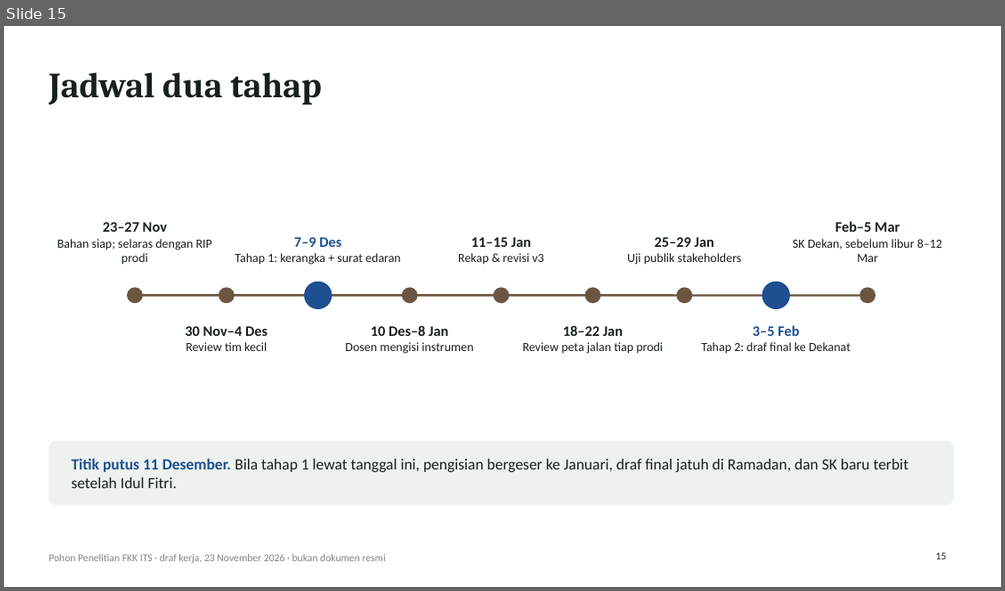
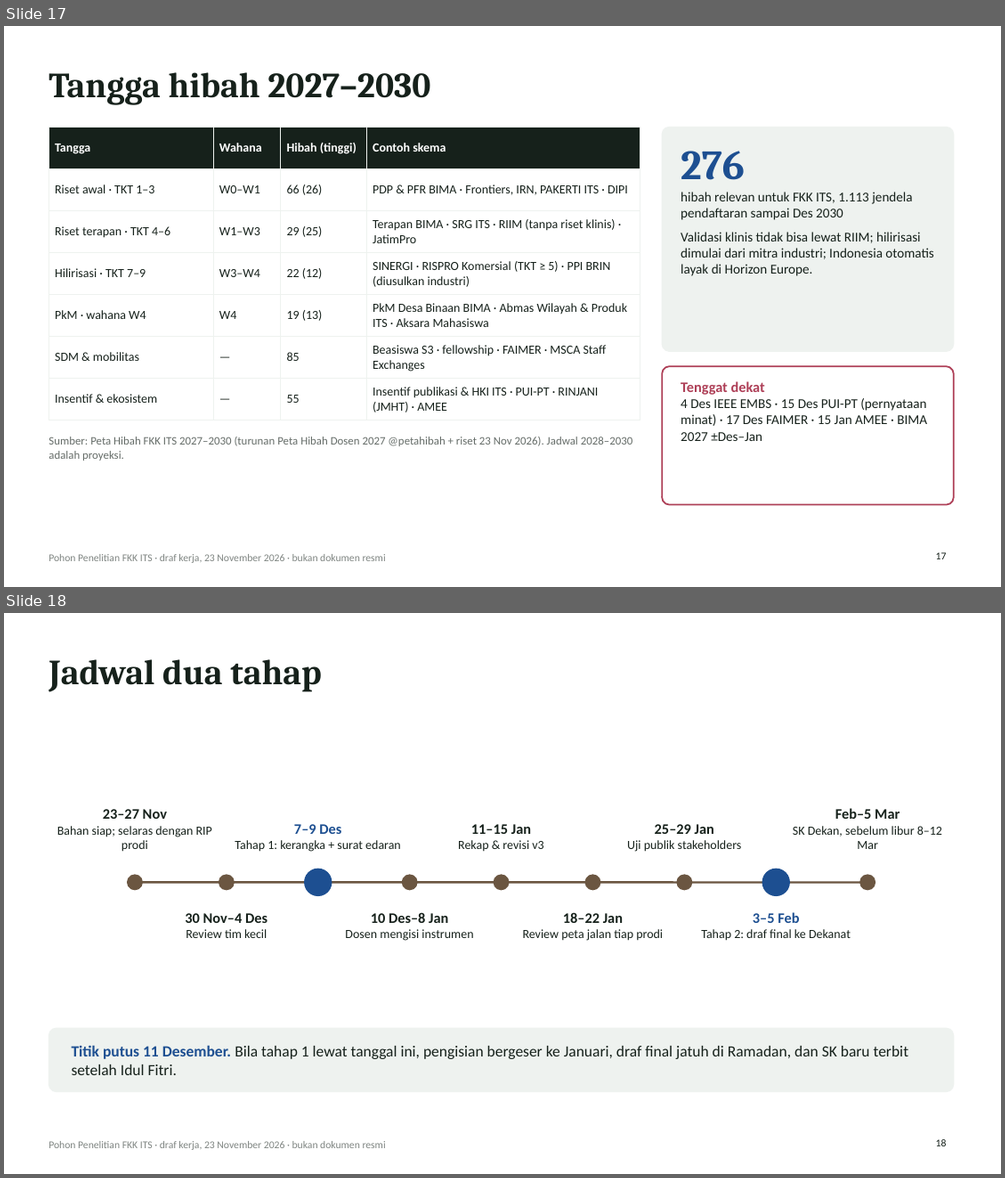
Before and after one commit to anakwirayuda-eng/desa-binaan-dashboard, a slide deck: output/PAPARAN_POHON_PENELITIAN_FKK_ITS.pptx. Shown one above the other, each under a label of ours: slide 15 before the commit, slides 17 and 18 after it. The pictures are 1005x591 and 1005x1178 pixels, drawn with LibreOffice and Linux fonts; fonts in the diff are those of the drawing. Boxes give left, top, right and bottom in pixels: in the first picture for what was removed or moved away, otherwise in the second. Text is boxed around its words. In the diff, an @@ line names an element or a change of style, - is before the commit and + after.

```diff
--- a/output/PAPARAN_POHON_PENELITIAN_FKK_ITS.pptx
+++ b/output/PAPARAN_POHON_PENELITIAN_FKK_ITS.pptx
@@ slide 17 added at box(4, 26, 1001, 587), background #FFFFFF; not listed: 1 template element that a slide beside it also shows @@
@@ title added at box(48, 72, 430, 105), 34 pt, text #16211B, bold @@
+Tangga hibah 2027–2030
@@ table added at box(48, 127, 639, 416), 7 rows, 4 columns @@
+Tangga | Wahana | Hibah (tinggi) | Contoh skema
+Riset awal · TKT 1–3 | W0–W1 | 66 (26) | PDP & PFR BIMA · Frontiers, IRN, PAKERTI ITS · DIPI
+Riset terapan · TKT 4–6 | W1–W3 | 29 (25) | Terapan BIMA · SRG ITS · RIIM (tanpa riset klinis) · JatimPro
+Hilirisasi · TKT 7–9 | W3–W4 | 22 (12) | SINERGI · RISPRO Komersial (TKT ≥ 5) · PPI BRIN (diusulkan industri)
+PkM · wahana W4 | W4 | 19 (13) | PkM Desa Binaan BIMA · Abmas Wilayah & Produk ITS · Aksara Mahasiswa
+SDM & mobilitas | — | 85 | Beasiswa S3 · fellowship · FAIMER · MSCA Staff Exchanges
+Insentif & ekosistem | — | 55 | Insentif publikasi & HKI ITS · PUI-PT · RINJANI (JMHT) · AMEE
@@ rounded rectangle added at box(662, 127, 954, 351), fill #EEF2EF, outline #EEF2EF 1 pt @@
@@ text added at box(680, 151, 933, 276), 13 pt, text #16211B @@
+276
+hibah relevan untuk FKK ITS, 1.113 jendela pendaftaran sampai Des 2030
+Validasi klinis tidak bisa lewat RIIM; hilirisasi dimulai dari mitra industri; Indonesia otomatis layak di Horizon Europe.
@@ rounded rectangle added at box(662, 366, 954, 505), fill #FFFFFF, outline #AE3F57 1.5 pt @@
@@ text added at box(680, 381, 927, 441), 13 pt, text #16211B @@
+Tenggat dekat
+4 Des IEEE EMBS · 15 Des PUI-PT (pernyataan minat) · 17 Des FAIMER · 15 Jan AMEE · BIMA 2027 ±Des–Jan
@@ text added at box(48, 436, 632, 460), 11 pt, text #16211B at 65% opacity @@
+Sumber: Peta Hibah FKK ITS 2027–2030 (turunan Peta Hibah Dosen 2027 @petahibah + riset 23 Nov 2026). Jadwal 2028–2030 adalah proyeksi.
@@ page number added at box(936, 552, 947, 559), 10 pt, text #16211B @@
+17
@@ what was slide 15 is now slide 18 @@
@@ page number at box(936, 1139, 947, 1146): text changed @@
-15
+18
```
Also in this commit, not shown: 6 slides changed, 4 other slides added, 1 slide removed, 16 other files.
